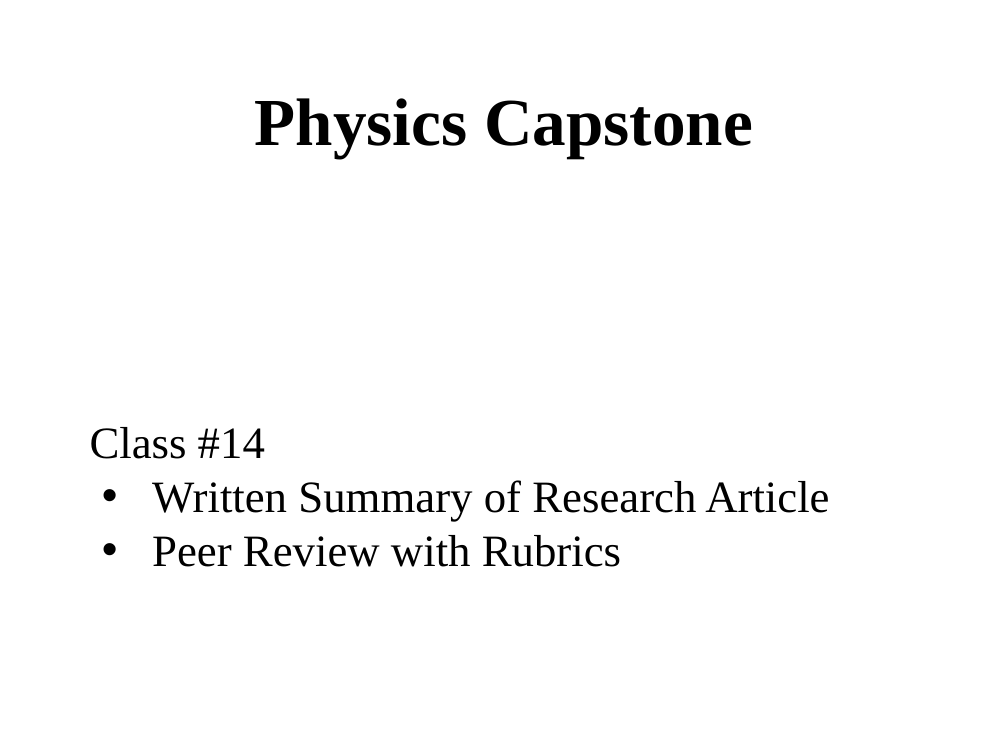
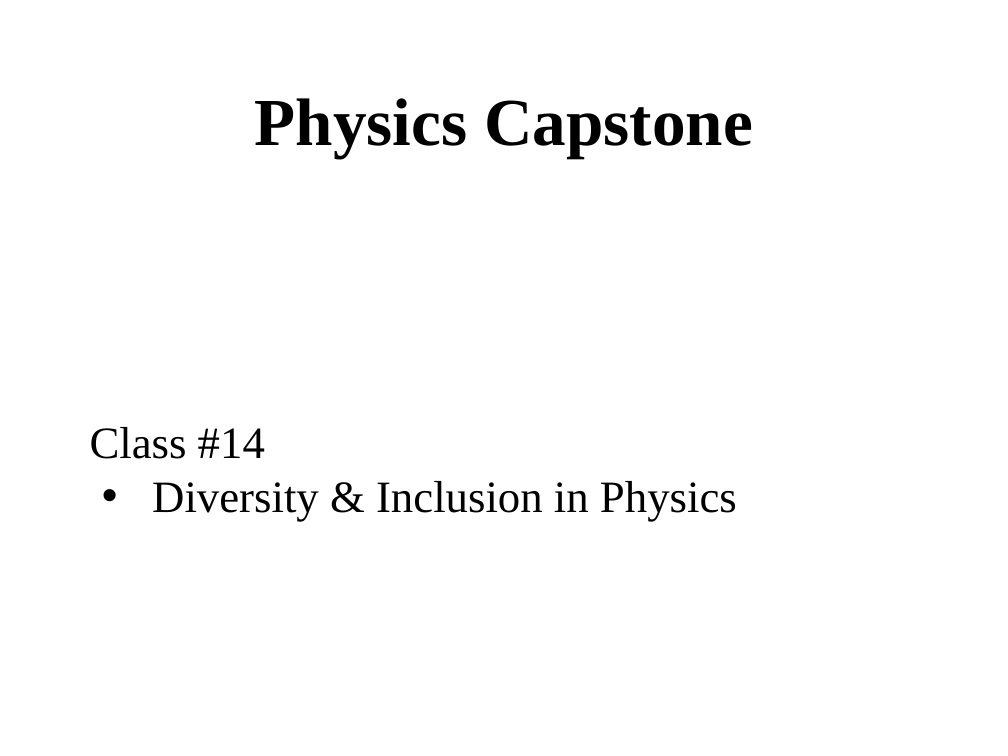
Before and after one commit to ajvanderhorst/PhysicsCapstoneGW, a slide deck: slide 1 of Slides/Class14.pptx. Drawn at 1008x756 pixels with LibreOffice and Linux fonts; fonts in the diff are those of the drawing. Boxes give left, top, right and bottom in pixels: in the first picture for what was removed or moved away, otherwise in the second. Text is boxed around its words. In the diff, an @@ line names an element or a change of style, - is before the commit and + after.

```diff
--- a/Slides/Class14.pptx
+++ b/Slides/Class14.pptx
@@ text at [152, 481, 737, 522]: text changed @@
-• Written Summary of Research Article
-• Peer Review with Rubrics
+• Diversity & Inclusion in Physics
```
Also in this commit, not shown: 1 other slide changed, 10 slides added, 2 slides removed, 17 other files.
